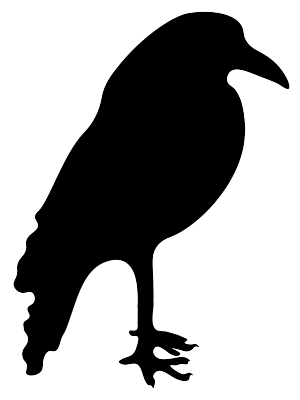
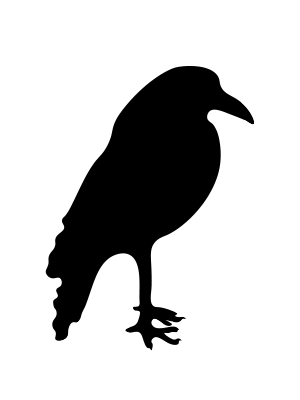
Before/after of a (300, 400) layered artwork. What changed in the layer stack:
painted on "Layer 5" over [13, 11, 290, 389]
